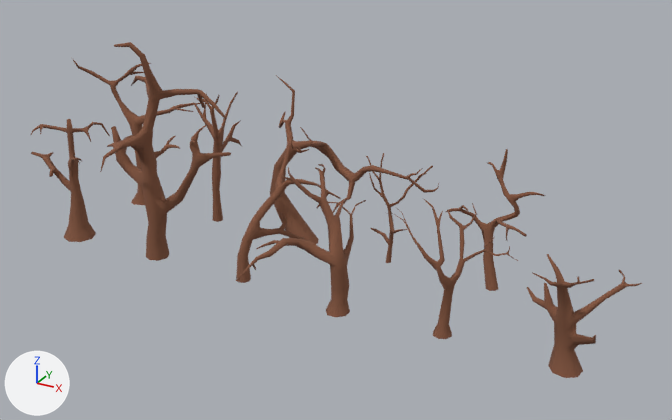
Two versions of the Blender file Modelos/Cenario Cowboy/breder semestre2 semana 4.blend, one commit apart.
One viewpoint serves both versions: a 50 mm camera at (17.1, -21.4, 20.2) aimed at (-1.2, 12.0, 3.5). The axes (+X, +Y, +Z) are drawn at lower left. The lights are the same throughout.

The first picture shows 'Arvore.1', 'Arvore.10', 'Arvore.11', 'Arvore.2', 'Arvore.3', 'Arvore.4', 'Arvore.5', 'Arvore.6', 'Arvore.7', 'Arvore.8', 'Arvore.9'.
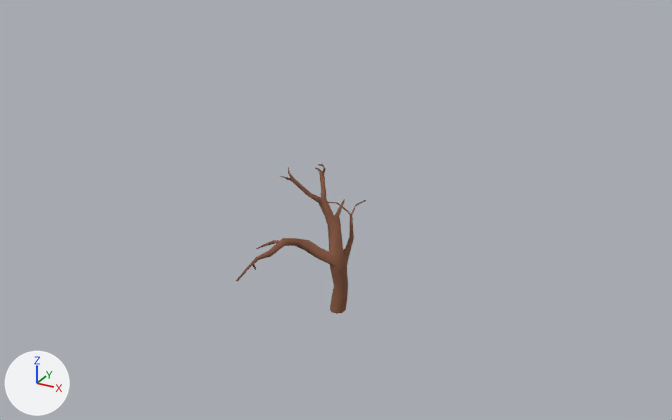
What differs and where, as boxes [x1, y1, x2, y2] in the pictures (672 x 420 px; the box of a moved part takes in the faces that stretch with it):
'Arvore.7', hidden (brown)
    before: [100, 42, 231, 261]
'Arvore.9', reshaped
    before: [236, 164, 366, 317]
    after: [236, 164, 366, 314]
'Arvore.11', hidden (brown)
    before: [527, 254, 642, 378]
'Arvore.3', hidden (brown)
    before: [270, 75, 439, 244]
'Arvore.6', hidden (brown)
    before: [31, 119, 110, 242]
'Arvore.8', hidden (brown)
    before: [236, 132, 341, 283]
'Arvore.10', hidden (brown)
    before: [394, 199, 518, 339]
'Arvore.5', hidden (brown)
    before: [446, 149, 545, 291]
'Arvore.2', hidden (brown)
    before: [194, 92, 242, 222]
'Arvore.1', hidden (brown)
    before: [73, 60, 201, 205]
'Arvore.4', hidden (brown)
    before: [366, 153, 433, 263]
part 1 of me_cylinder_004, moved or reshaped (not visible afterwards)
    before: [64, 203, 96, 242]
part 2 of me_cylinder_008, moved or reshaped
    before: [326, 299, 350, 317]
    after: [330, 299, 347, 314]
part 3 of me_cylinder_008, moved or reshaped
    before: [330, 267, 349, 303]
    after: [331, 267, 348, 303]
part 4 of me_cylinder_010, moved or reshaped (not visible afterwards)
    before: [527, 254, 604, 378]

The change, as a list of edits to the scene's bpy script:
```text
Change me_cylinder_004:
    used by ob_arvore_6; location = (-15.0, 10.0, 0.0)
    remove me_cylinder_004.from_pydata(...)  # 332 vertices, 328 faces; spans x -2.5..1.35, y -0.89..1.45, z -0.02..6.19
    add me_cylinder_004.from_pydata(...)  # 332 vertices, 328 faces; spans x -2.5..1.35, y -0.89..1.45, z 0.04..6.19
    me_cylinder_004 part 1: 16 of 332 vertices moved; they spanned x -0.81..0.81, y -0.81..0.81, z -0.02..0.68 and now span x -0.43..0.43, y -0.43..0.43, z 0.04..0.61; mean shift (0.0, 0.0, 0.0); largest move (-0.81, 0.0, -0.02) -> (-0.43, 0.0, 0.04)
Change me_cylinder_008:
    used by ob_arvore_9; location = (0.0, 10.0, 0.0)
    remove me_cylinder_008.from_pydata(...)  # 302 vertices, 300 faces; spans x -2.7..0.64, y -4.23..2.97, z -0.09..6.22
    add me_cylinder_008.from_pydata(...)  # 302 vertices, 300 faces; spans x -2.7..0.52, y -4.23..2.97, z 0.0..6.22
    me_cylinder_008 part 2
    me_cylinder_008.vertices[0].co: (-0.35, -0.1, -0.07) -> (-0.17, -0.18, 0.0)
    me_cylinder_008.vertices[2].co: (-0.04, 0.17, -0.06) -> (0.03, -0.01, 0.0)
    me_cylinder_008.vertices[4].co: (0.37, 0.15, -0.05) -> (0.29, -0.03, 0.0)
    me_cylinder_008.vertices[6].co: (0.64, -0.15, -0.06) -> (0.46, -0.22, 0.0)  # pixel (350, 311) -> pixel (345, 310)
    me_cylinder_008.vertices[8].co: (0.63, -0.56, -0.07) -> (0.45, -0.48, 0.0)  # pixel (345, 316) -> pixel (342, 312)
    me_cylinder_008.vertices[10].co: (0.32, -0.85, -0.08) -> (0.26, -0.67, 0.0)  # pixel (335, 317) -> pixel (336, 313)
    me_cylinder_008.vertices[12].co: (-0.1, -0.83, -0.09) -> (-0.01, -0.65, 0.0)  # pixel (327, 315) -> pixel (331, 312)
    me_cylinder_008.vertices[14].co: (-0.38, -0.52, -0.08) -> (-0.19, -0.45, 0.0)  # pixel (325, 310) -> pixel (329, 308)
    me_cylinder_008 part 3: 8 of 302 vertices moved; they spanned x -0.18..0.57, y -0.6..0.15, z 1.08..1.21 and now span x -0.07..0.52, y -0.49..0.09, z 1.09..1.2; mean shift (0.03, 0.02, 0.0); largest move (-0.18, -0.36, 1.1) -> (-0.07, -0.31, 1.11)
Change me_cylinder_010:
    used by ob_arvore_11; location = (10.0, 10.0, 0.0)
    remove me_cylinder_010.from_pydata(...)  # 232 vertices, 230 faces; spans x -1.96..2.3, y -1.17..1.52, z -0.09..4.95
    add me_cylinder_010.from_pydata(...)  # 232 vertices, 230 faces; spans x -1.96..2.3, y -1.16..1.52, z -0.08..4.94
    me_cylinder_010 part 4: 115 of 232 vertices moved; they spanned x -1.61..0.73, y -1.17..0.73, z -0.09..4.95 and now span x -1.59..0.62, y -1.15..0.7, z -0.08..4.94; mean shift (0.0, 0.01, 0.01); largest move (0.66, -0.32, -0.09) -> (0.4, -0.17, -0.08)
Change ob_arvore_1:
    add ob_arvore_1.hide_set(True)
Change ob_arvore_2:
    add ob_arvore_2.hide_set(True)
Change ob_arvore_3:
    add ob_arvore_3.hide_set(True)
Change ob_arvore_4:
    add ob_arvore_4.hide_set(True)
Change ob_arvore_5:
    add ob_arvore_5.hide_set(True)
Change ob_arvore_6:
    add ob_arvore_6.hide_set(True)
Change ob_arvore_7:
    add ob_arvore_7.hide_set(True)
Change ob_arvore_8:
    add ob_arvore_8.hide_set(True)
Change ob_arvore_10:
    add ob_arvore_10.hide_set(True)
Change ob_arvore_11:
    add ob_arvore_11.hide_set(True)
```
